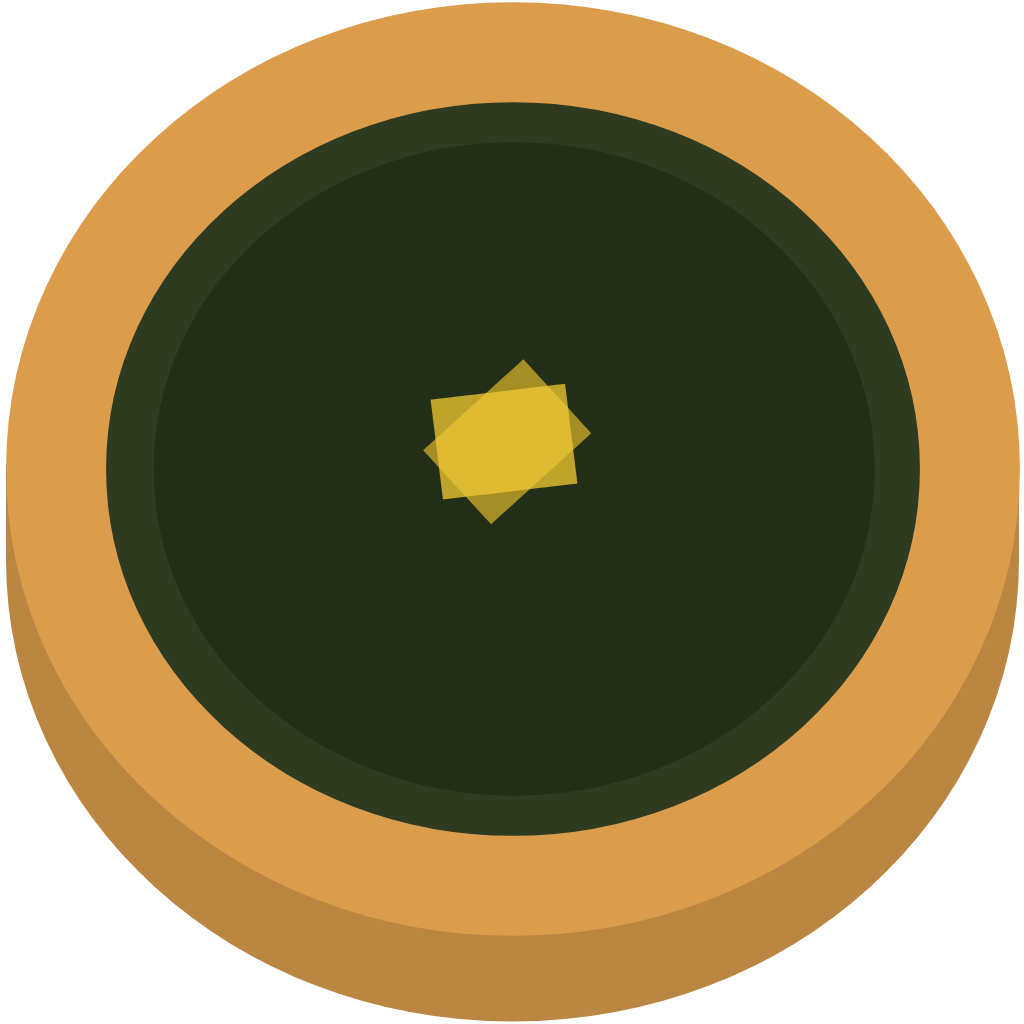
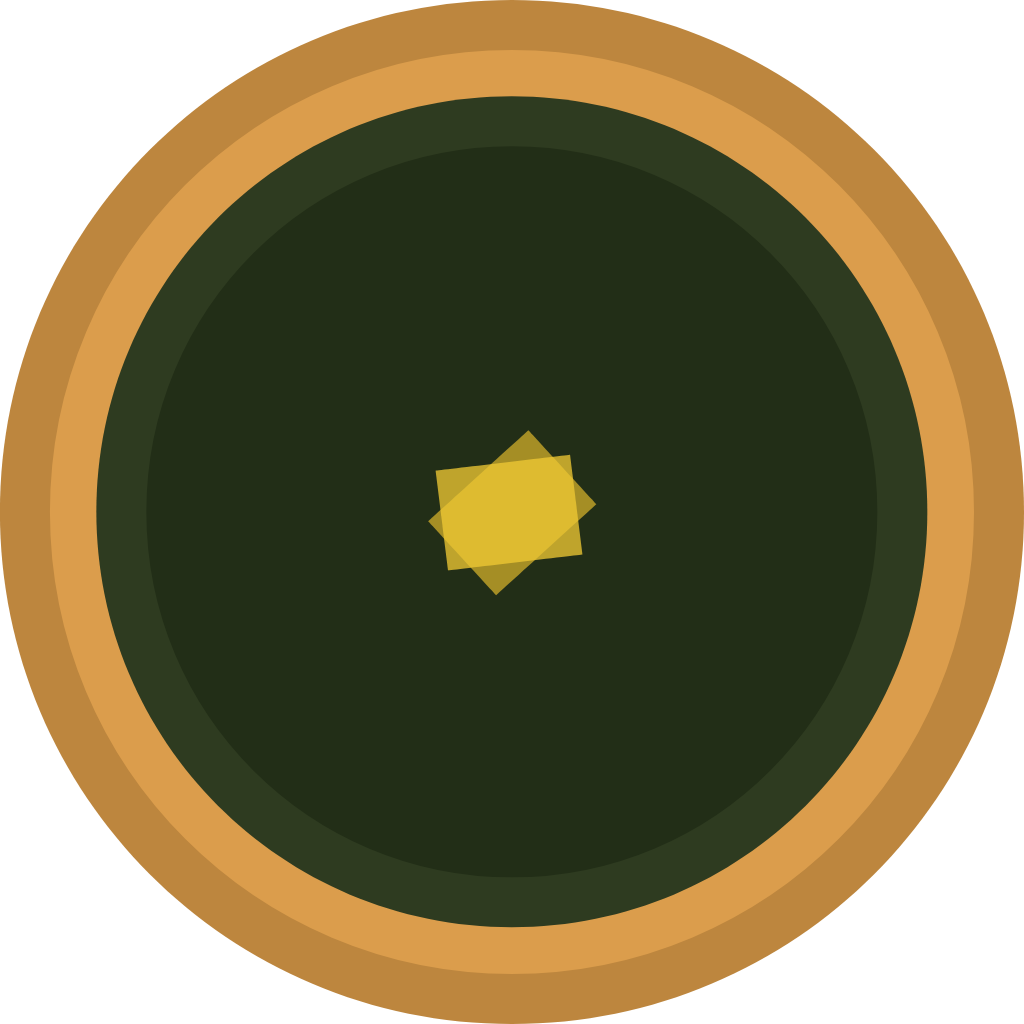
Before/after of a 1024×1024 layered artwork. What changed in the layer stack:
pixels changed over [left=0, top=0, right=1024, bottom=1024] (layer not identified)
